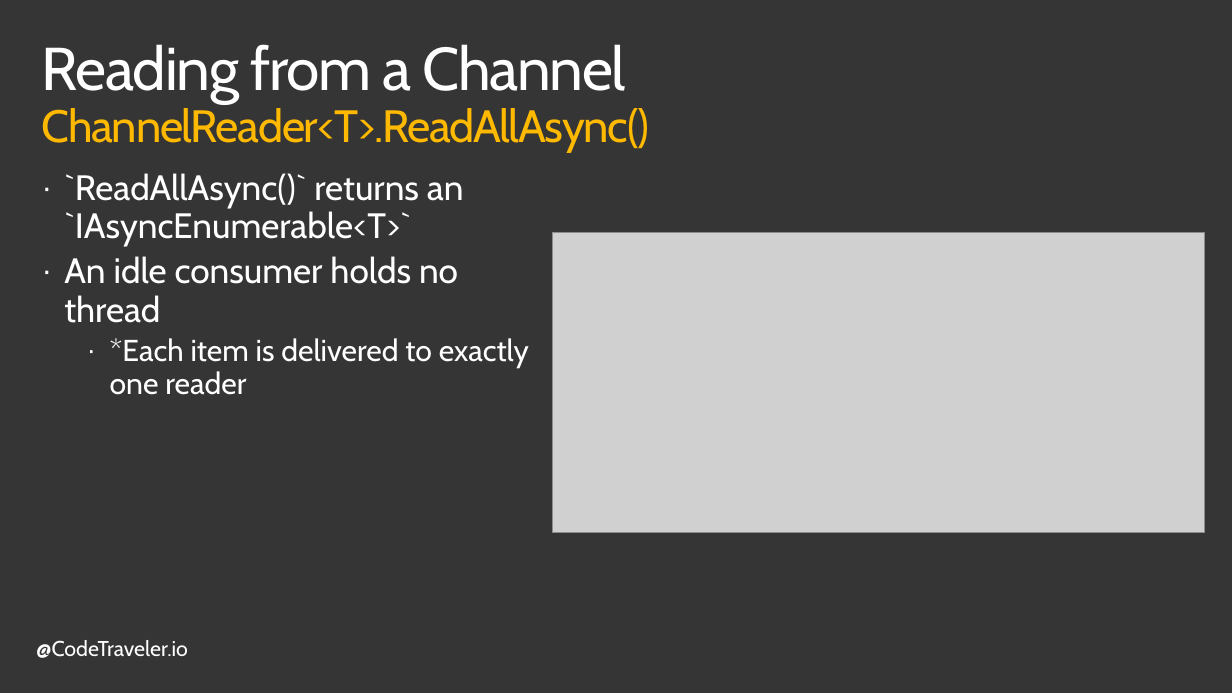
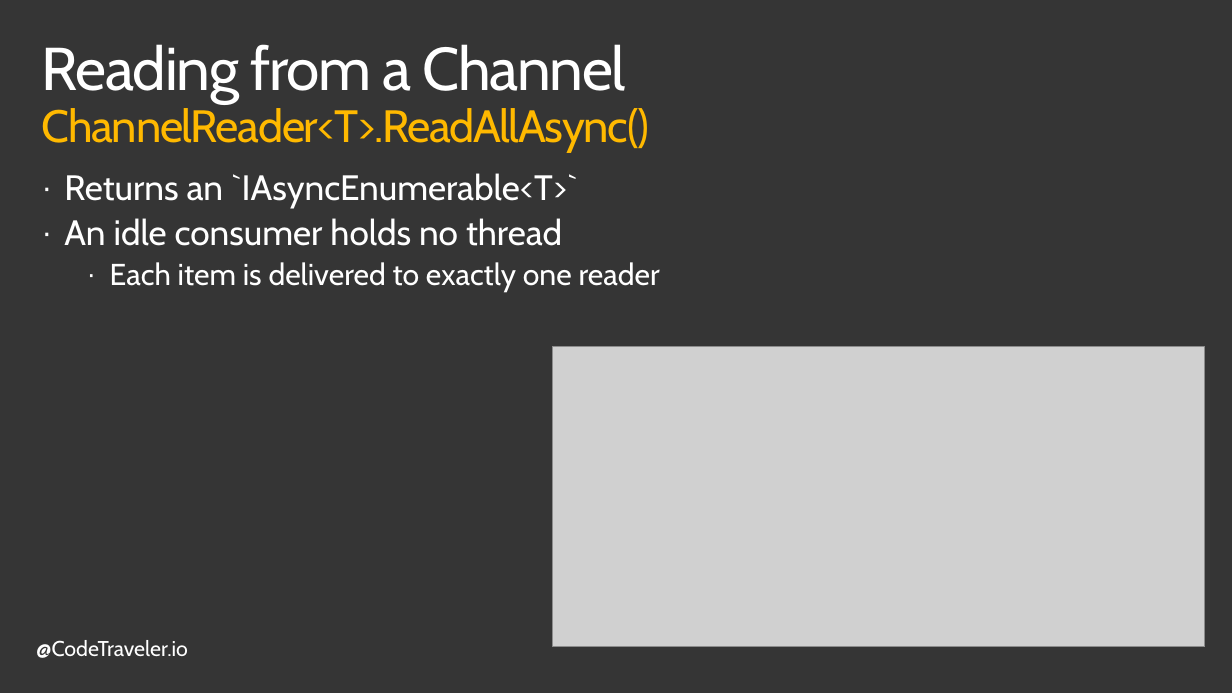
Before and after one commit to TheCodeTraveler/BecomeAnExpertWithAsyncAwait, a slide deck: slide 7 of 9. Channels/Channels.pptx (slide 10 before the commit). Drawn at 1232x693 pixels with LibreOffice and Linux fonts; fonts in the diff are those of the drawing; grey boxes stand for pictures; background and template pictures are left out. Boxes give left, top, right and bottom in pixels: in the first picture for what was removed or moved away, otherwise in the second. Text is boxed around its words. In the diff, an @@ line names an element or a change of style, - is before the commit and + after.

```diff
--- a/9. Channels/Channels.pptx
+++ b/9. Channels/Channels.pptx
@@ text at bbox=[64, 173, 578, 209]: text changed @@
-· `ReadAllAsync()` returns an `IAsyncEnumerable<T>`
+· Returns an `IAsyncEnumerable<T>`
@@ text at bbox=[110, 262, 660, 292]: text changed @@
-    · *Each item is delivered to exactly one reader
+    · Each item is delivered to exactly one reader
@@ picture: place and size @@
-picture at bbox=[553, 233, 1205, 534]
+picture at bbox=[553, 346, 1205, 647]
```
Also in this commit, not shown: 7 other slides changed, 1 slide added, 6 slides removed.
